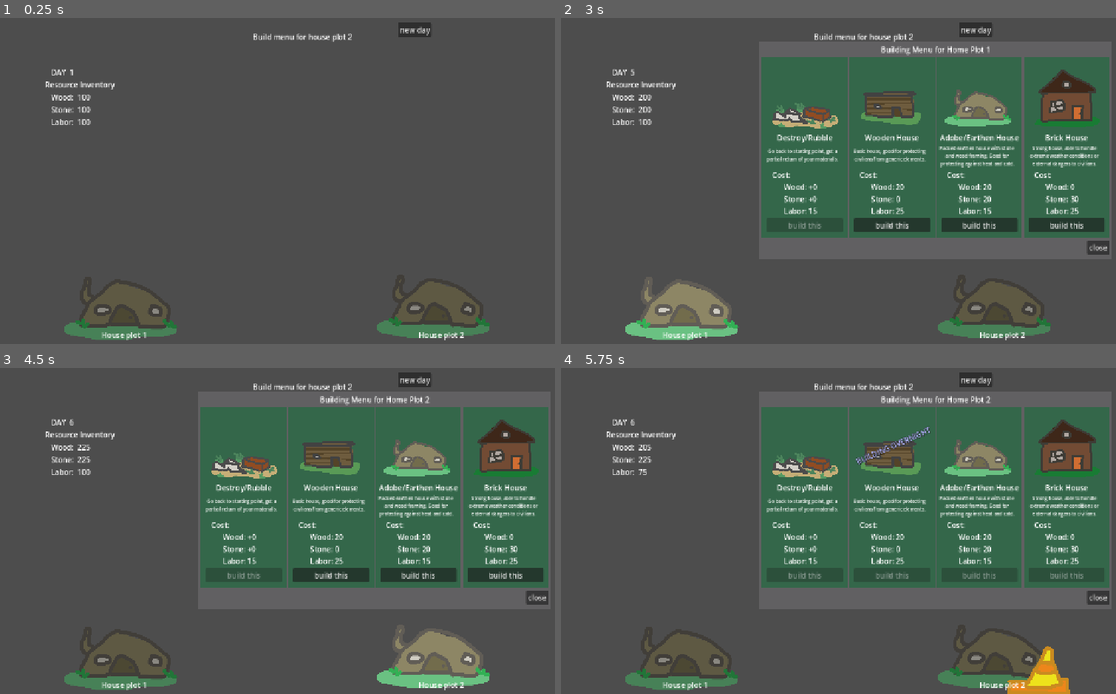
Above: before the commit, frames 1-4 (two rows, left to right).
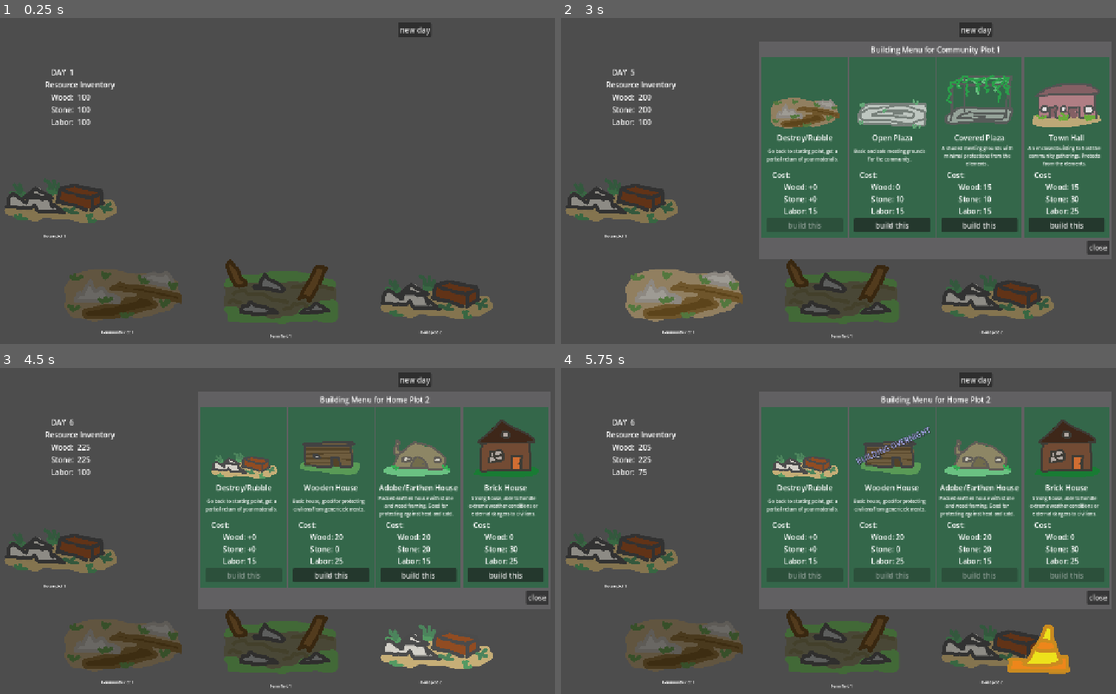
Above: after the commit, the same moments.

Repository: FloweringTre/Next-Deployment
Game: Godot game, scene res://scenes/community.tscn
Two runs of this game, one before a commit and one after it. Both use one fixed random seed, a clock stepped at 60 frames per second and the inputs below. The project has no main scene, so this scene is started directly.
Inputs (mouse positions are in pixels of both pictures, inside the frame that each line leads up to):
- Up to frame 1 (0.25 s): no input
- Up to frame 2 (3 s): click "new day" at 0.5 s; click "new day" at 1.25 s; click "new day" at 2 s; tap Enter at 2.75 s; move the mouse to (683, 314) at 2.77 s; press the mouse at (683, 314) at 2.78 s
- Up to frame 3 (4.5 s): release the mouse at (122, 664) at 3.5 s; click "build this" at 3.5 s; tap Space at 4.25 s; move the mouse to (438, 664) at 4.27 s; click (438, 664) at 4.35 s
- Up to frame 4 (5.75 s): click "build this" at 5 s

The runs differ from the first frame. In frame 1, 9.1% of the frame differs, in the area x 0-89%, y 4-99%; in frame 2, 17%, in the area x 0-98%, y 4-99%; in frame 3, 9.1%; in frame 4, 9.9%.
Error before the commit: Invalid access to property or key 'rubble' on a base object of type 'Dictionary'. (res://objects/building.gd:25)

Commit message:
add more tester items to community test zone

Diff:
--- a/scenes/community.tscn
+++ b/scenes/community.tscn
@@ -8,16 +8,61 @@
 script = ExtResource("1_0pwr5")
 
 [node name="building" parent="." unique_id=978927594 instance=ExtResource("1_cpjqo")]
-position = Vector2(315, 597)
+position = Vector2(315, 549)
 scale = Vector2(0.5, 0.5)
-myself = "house1"
-plot_spot = "shelter_1"
+type = 1
+plot_spot = "community_1"
+h_frames = 4
+
+[node name="Label" type="Label" parent="building" unique_id=131897313]
+offset_left = -92.0
+offset_top = 280.0
+offset_right = 5.0
+offset_bottom = 303.0
+text = "Community Plot 1"
 
 [node name="building2" parent="." unique_id=2069267527 instance=ExtResource("1_cpjqo")]
-position = Vector2(992, 593)
+position = Vector2(992, 545)
 scale = Vector2(0.5, 0.5)
-myself = "house2"
+type = 0
 plot_spot = "shelter_2"
+h_frames = 4
+
+[node name="Label2" type="Label" parent="building2" unique_id=520538627]
+offset_left = -72.0
+offset_top = 288.0
+offset_right = 25.0
+offset_bottom = 311.0
+text = "House plot 2"
+
+[node name="building4" parent="." unique_id=1306243225 instance=ExtResource("1_cpjqo")]
+position = Vector2(179, 336)
+scale = Vector2(0.5, 0.5)
+type = 0
+plot_spot = "shelter_1"
+h_frames = 4
+
+[node name="Label2" type="Label" parent="building4" unique_id=1658589765]
+offset_left = -72.0
+offset_top = 288.0
+offset_right = 25.0
+offset_bottom = 311.0
+text = "House plot 1"
+
+[node name="building3" parent="." unique_id=1980572673 instance=ExtResource("1_cpjqo")]
+position = Vector2(660, 557)
+scale = Vector2(0.5, 0.5)
+type = 2
+plot_spot = "farm_1"
+h_frames = 4
+v_frames = 3
+
+[node name="Label3" type="Label" parent="building3" unique_id=967455900]
+offset_left = -50.0
+offset_top = 280.0
+offset_right = 47.0
+offset_bottom = 303.0
+text = "Farm field 1"
 
 [node name="alert_label" type="Label" parent="." unique_id=534927065]
 unique_name_in_owner = true
@@ -106,26 +151,5 @@
 offset_right = 480.0
 offset_bottom = 65.0
 
-[node name="Label" type="Label" parent="." unique_id=131897313]
-offset_left = 269.0
-offset_top = 689.0
-offset_right = 309.0
-offset_bottom = 712.0
-text = "House plot 1"
-
-[node name="Label2" type="Label" parent="." unique_id=520538627]
-offset_left = 956.0
-offset_top = 689.0
-offset_right = 1053.0
-offset_bottom = 712.0
-text = "House plot 2"
-
-[node name="Label3" type="Label" parent="." unique_id=1089513515]
-offset_left = 597.0
-offset_top = 42.0
-offset_right = 812.0
-offset_bottom = 65.0
-text = "Build menu for house plot 2"
-
 [connection signal="timeout" from="Timer" to="." method="_on_timer_timeout"]
 [connection signal="pressed" from="Button" to="." method="_on_button_pressed"]
